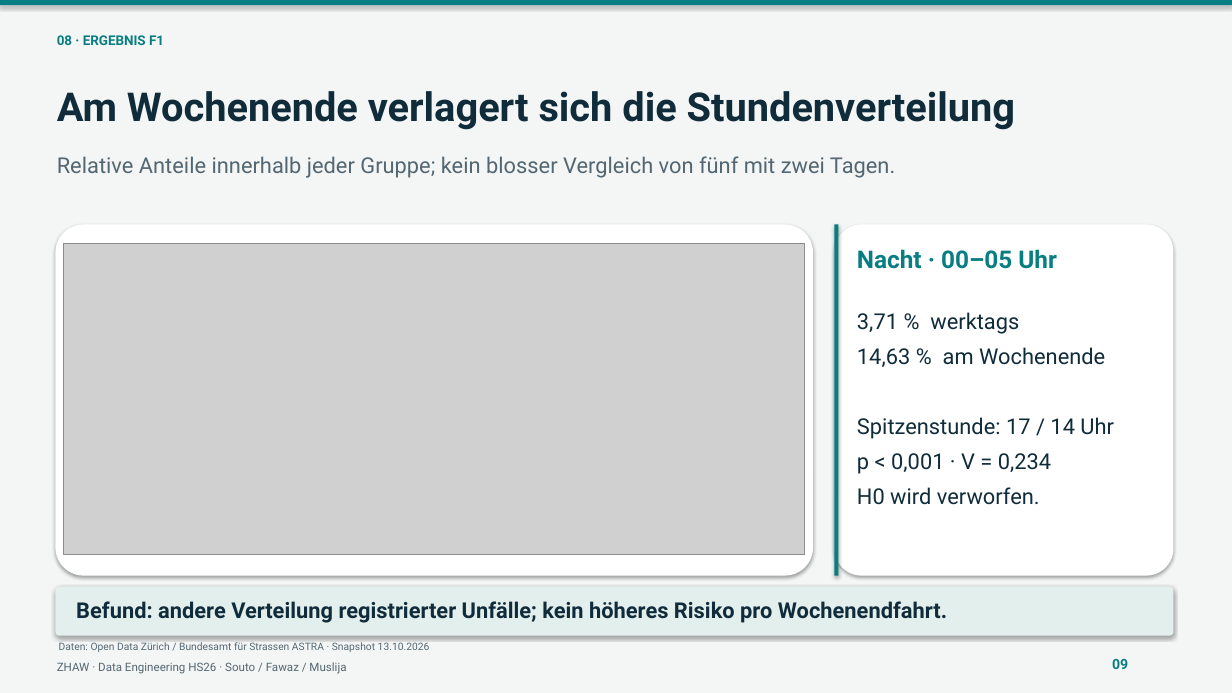
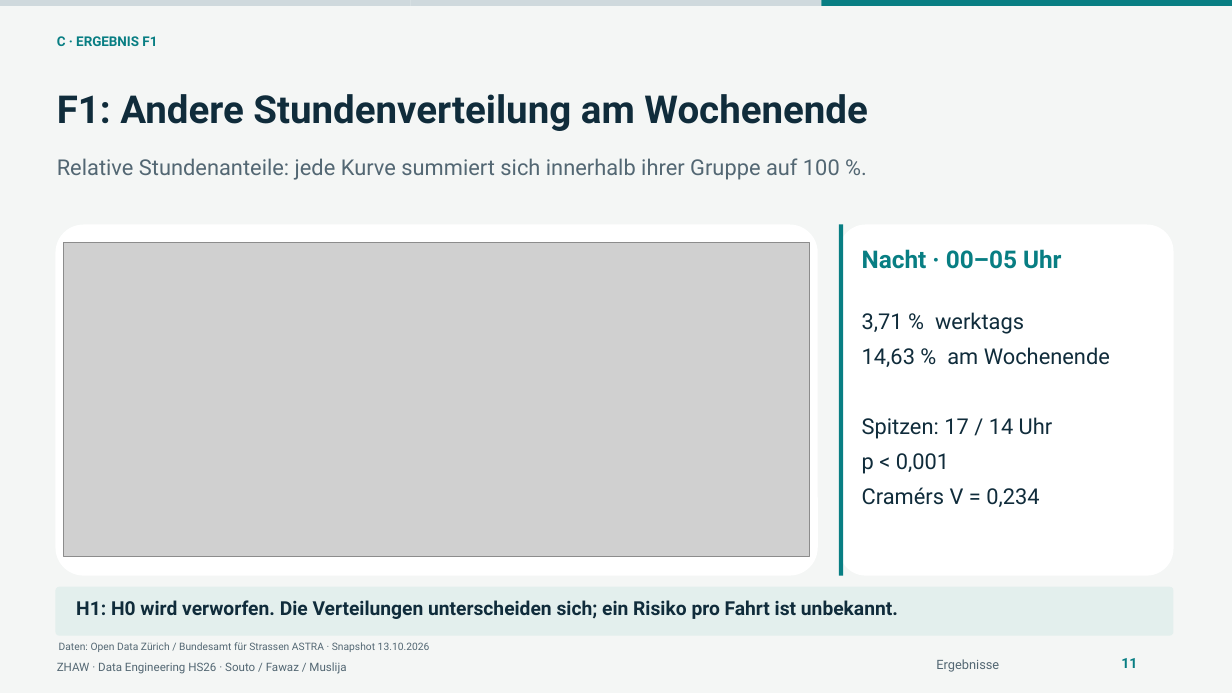
Before and after one commit to soutorub/de_projektarbeit_hs_2026_zhaw, a slide deck: slide 11 of presentations/teil1_verkehrsunfaelle_zuerich.pptx (slide 9 before the commit). Drawn at 1232x693 pixels with LibreOffice and Linux fonts; fonts in the diff are those of the drawing; grey boxes stand for pictures. Boxes give left, top, right and bottom in pixels: in the first picture for what was removed or moved away, otherwise in the second. Text is boxed around its words. In the diff, an @@ line names an element or a change of style, - is before the commit and + after.

```diff
--- a/presentations/teil1_verkehrsunfaelle_zuerich.pptx
+++ b/presentations/teil1_verkehrsunfaelle_zuerich.pptx
@@ rectangle added at bbox=[0, 0, 411, 6], fill #CFD9DD @@
@@ rectangle: place and size @@
-rectangle at bbox=[0, 0, 1232, 6]
+rectangle at bbox=[411, 0, 823, 6]
@@ rectangle at bbox=[411, 0, 823, 6]: fill #087E83 to #CFD9DD; shadow off @@
@@ rectangle added at bbox=[822, 0, 1232, 6], fill #087E83 @@
@@ text at bbox=[57, 36, 157, 46]: text changed @@
-08 · ERGEBNIS F1
+C · ERGEBNIS F1
@@ text at bbox=[57, 94, 868, 131]: text changed; size 31 to 30 pt @@
-Am Wochenende verlagert sich die Stundenverteilung
+F1: Andere Stundenverteilung am Wochenende
@@ text at bbox=[57, 158, 840, 180]: text changed @@
-Relative Anteile innerhalb jeder Gruppe; kein blosser Vergleich von fünf mit zwei Tagen.
+Relative Stundenanteile: jede Kurve summiert sich innerhalb ihrer Gruppe auf 100 %.
@@ rounded rectangle: place and size @@
-rounded rectangle at bbox=[55, 225, 813, 576]
+rounded rectangle at bbox=[55, 225, 818, 576]
@@ shadow off in 4 elements at bbox=[55, 587, 1174, 636], bbox=[55, 225, 818, 576], bbox=[839, 225, 1174, 576], bbox=[839, 225, 843, 576] @@
@@ rounded rectangle: place and size @@
-rounded rectangle at bbox=[835, 225, 1174, 576]
+rounded rectangle at bbox=[839, 225, 1174, 576]
@@ rectangle: place and size @@
-rectangle at bbox=[835, 225, 838, 576]
+rectangle at bbox=[839, 225, 843, 576]
@@ picture: place and size @@
-picture at bbox=[64, 243, 805, 555]
+picture at bbox=[64, 243, 810, 556]
@@ text "Nacht · 00–05 Uhr": place and size @@
-text "Nacht · 00–05 Uhr" at bbox=[857, 249, 1057, 269]
+text "Nacht · 00–05 Uhr" at bbox=[862, 249, 1062, 269]
@@ text at bbox=[862, 417, 1053, 507]: text changed @@
-Spitzenstunde: 17 / 14 Uhr
-p < 0,001 · V = 0,234
-H0 wird verworfen.
+Spitzen: 17 / 14 Uhr
+p < 0,001
+Cramérs V = 0,234
@@ text at bbox=[76, 600, 898, 619]: text changed; size 17 to 15 pt @@
-Befund: andere Verteilung registrierter Unfälle; kein höheres Risiko pro Wochenendfahrt.
+H1: H0 wird verworfen. Die Verteilungen unterscheiden sich; ein Risiko pro Fahrt ist unbekannt.
@@ text added at bbox=[936, 659, 999, 672], 10 pt, text #536773 @@
+Ergebnisse
@@ text removed at bbox=[1112, 659, 1128, 669] @@
-09
@@ text added at bbox=[1121, 658, 1137, 668], 11 pt, text #087E83, bold @@
+11
```
Also in this commit, not shown: 11 other slides changed, 7 slides added, 6 slides removed, 8 other files.
